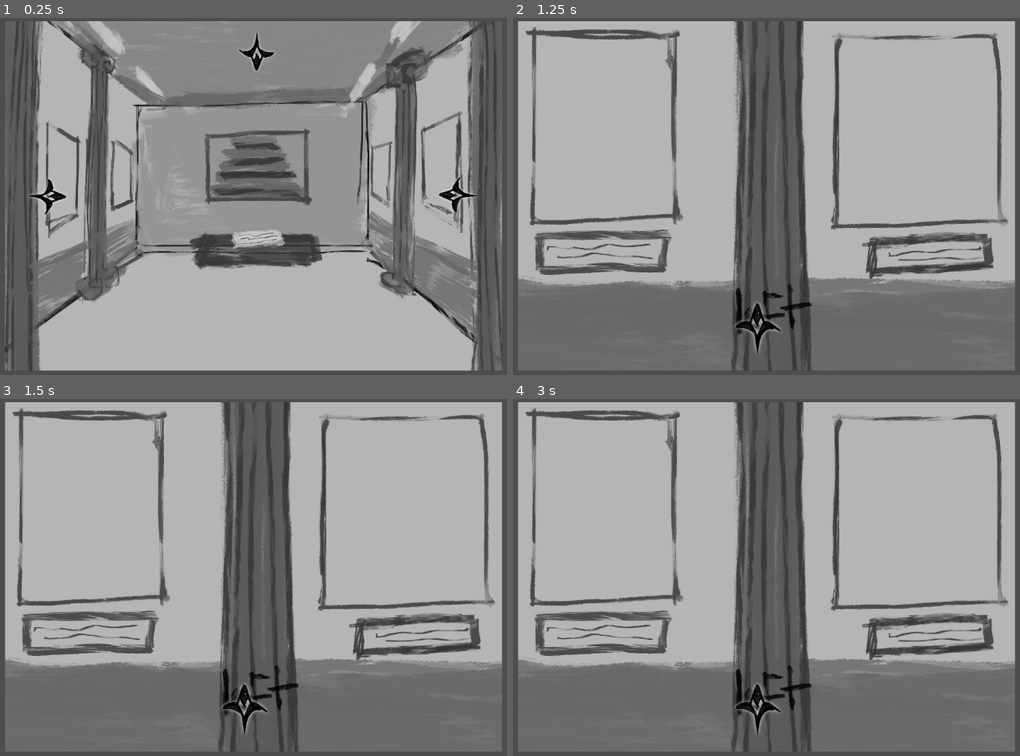
Above: before the commit, frames 1-4 (two rows, left to right).
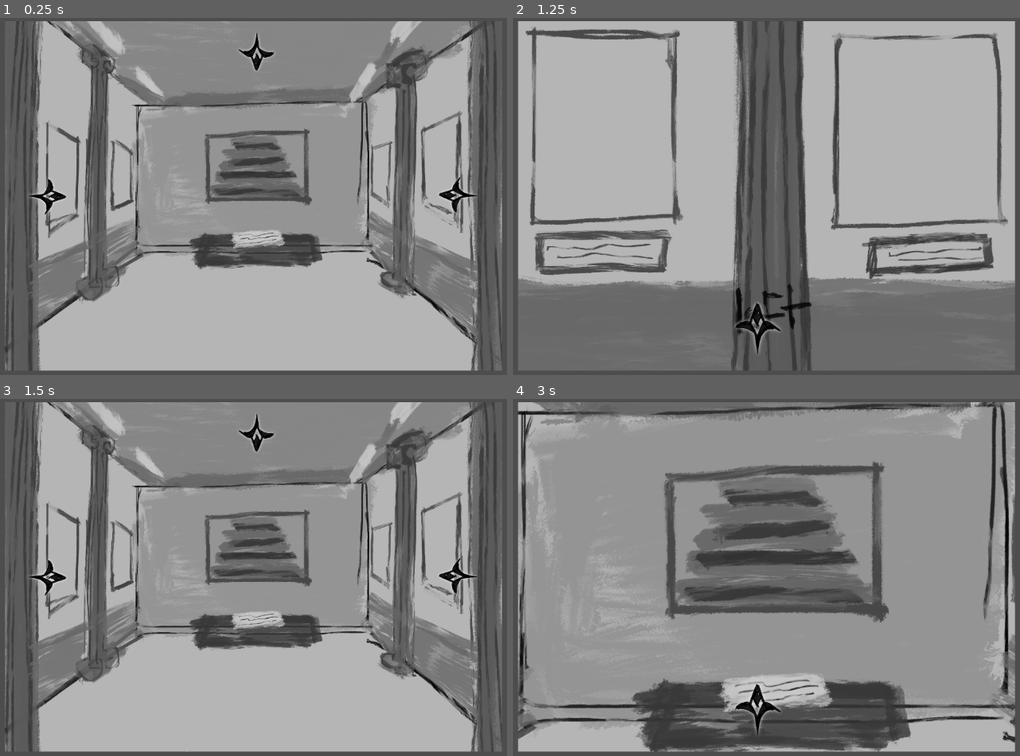
Above: after the commit, the same moments.

Repository: yaliu10/Escape-Room
Game: Godot game, scene res://Scenes/main.tscn
The game is run twice, just before and just after one commit, with the same random seed, the same clock (stepped at 60 frames per second) and the same inputs.
Inputs (mouse positions are in pixels of both pictures, inside the frame that each line leads up to):
- Up to frame 1 (0.25 s): no input
- Up to frame 2 (1.25 s): click (558, 196) at 0.5 s
- Up to frame 3 (1.5 s): click (243, 709) at 1.25 s
- Up to frame 4 (3 s): click (756, 709) at 2.02 s; click (771, 434) at 2.77 s

Frames 1-2 are identical in both runs. In frame 3, 71% of the frame differs, in the area x 0-100%, y 0-99%; in frame 4, 81%.

Commit message:
Change scene files x3

Diff:
--- a/escape-room/Scripts/left_wall.gd
+++ b/escape-room/Scripts/left_wall.gd
@@ -3,4 +3,4 @@
 
 
 func _on_button_pressed() -> void:
-		get_tree().change_scene_to_file("res://Scenes/left_wall.tscn")
+		get_tree().change_scene_to_file("res://Scenes/main.tscn")
